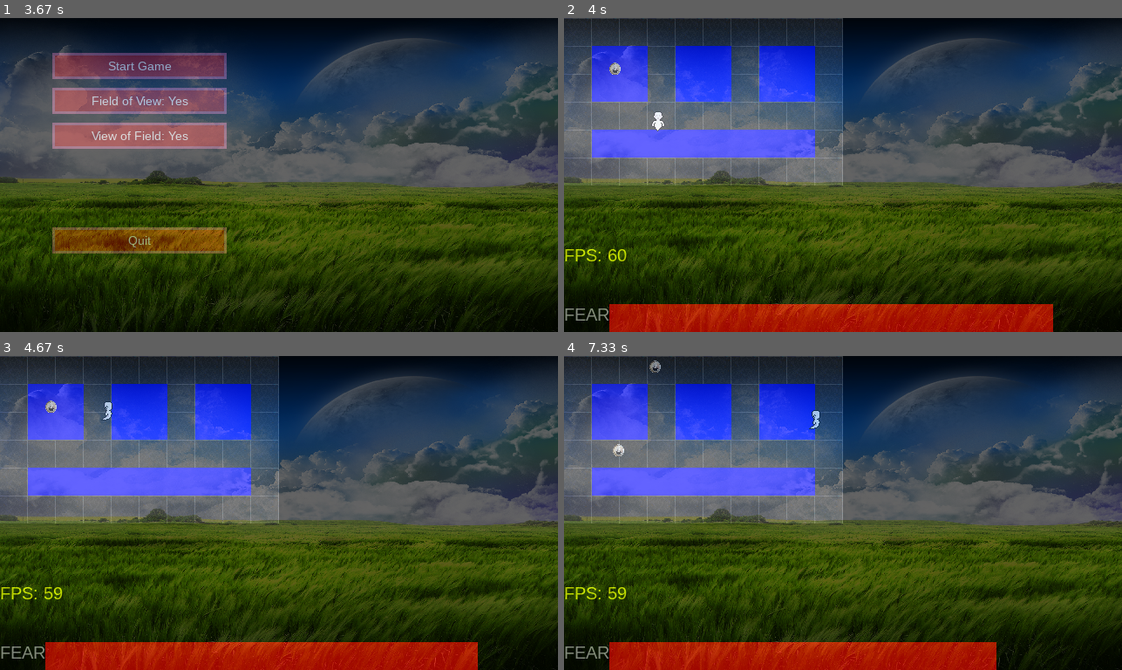
Above: before the commit, frames 1-4 (two rows, left to right).
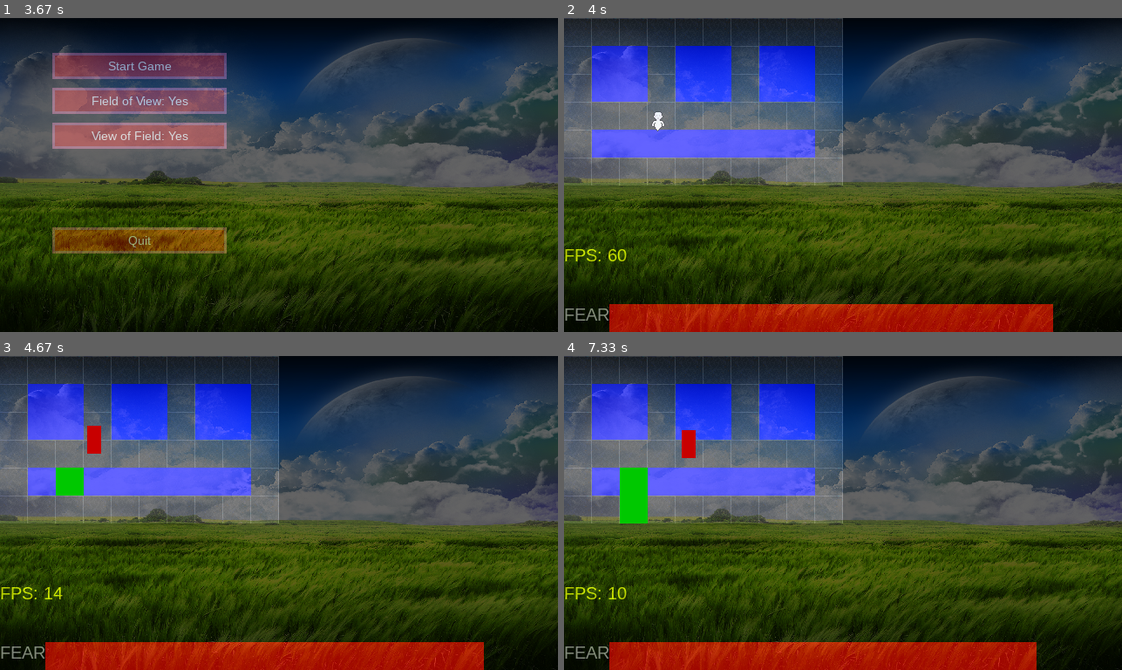
Above: after the commit, the same moments.

Repository: DiscoBizzle/Ghost-Simulator
Game: pygame game, started from ghost-simulator.py
The game is run twice, just before and just after one commit, with the same random seed, the same clock (stepped at 60 frames per second) and the same inputs. The source is Python 2; it was converted automatically to run under Python 3.
Inputs (mouse positions are in pixels of both pictures, inside the frame that each line leads up to):
- Up to frame 1 (3.67 s): right-click (256, 187) at 0.38 s; hold Right 0.67-1.13 s; click (106, 127) at 2.22 s
- Up to frame 2 (4 s): click (697, 58) at 3.88 s
- Up to frame 3 (4.67 s): hold Up 4.17-4.53 s; hold Right from 4.57 s (still down)
- Up to frame 4 (7.33 s): release Right at 5.2 s; hold Down 5.23-5.6 s; hold Left 5.63-6.1 s; hold Right 6.13-6.6 s; hold Up 6.63-6.93 s; hold Right from 6.97 s (still down)

Frame 1 is identical in both runs. In frame 2, less than 0.1% of the frame differs, in the area x 8-11%, y 14-19%; in frame 3, 1.0%; in frame 4, 2.0%, in the area x 7-85%, y 1-100%.

Commit message:
fixed details box

Diff:
--- a/gslib/game.py
+++ b/gslib/game.py
@@ -44,7 +44,7 @@
 
         self.objects = [self.player1]
 
-        for i in range(2):
+        for i in range(0):
             self.objects.append(character.Character(self, 50, 50, 16, 16, character.gen_character()))
 
         self.disp_object_stats = False
--- a/gslib/game_object.py
+++ b/gslib/game_object.py
@@ -1,4 +1,5 @@
 import pygame
+import time
 
 from gslib.constants import *
 
@@ -36,6 +37,7 @@
 
 
     def move(self):
+        print '\n'
         collision = False
 
         pro_pos = (self.coord[0] + self.velocity[0], self.coord[1] + self.velocity[1])
@@ -59,6 +61,10 @@
             for nj in range(j, j+2):
                 if ni > 0 and ni < LEVEL_WIDTH/TILE_SIZE and nj > 0 and nj < LEVEL_HEIGHT/TILE_SIZE:
                     if not self.game_class.map.grid[ni][nj].walkable:
+                        pygame.draw.rect(self.game_class.surface, (200, 0, 0), self.rect)
+                        pygame.draw.rect(self.game_class.surface, (0, 200, 0), self.game_class.map.grid[ni][nj].rect)
+                        pygame.display.update()
+                        time.sleep(0.1)
                         if self.rect.colliderect(self.game_class.map.grid[ni][nj].rect):
                             collision = True
                             print('collision!')
